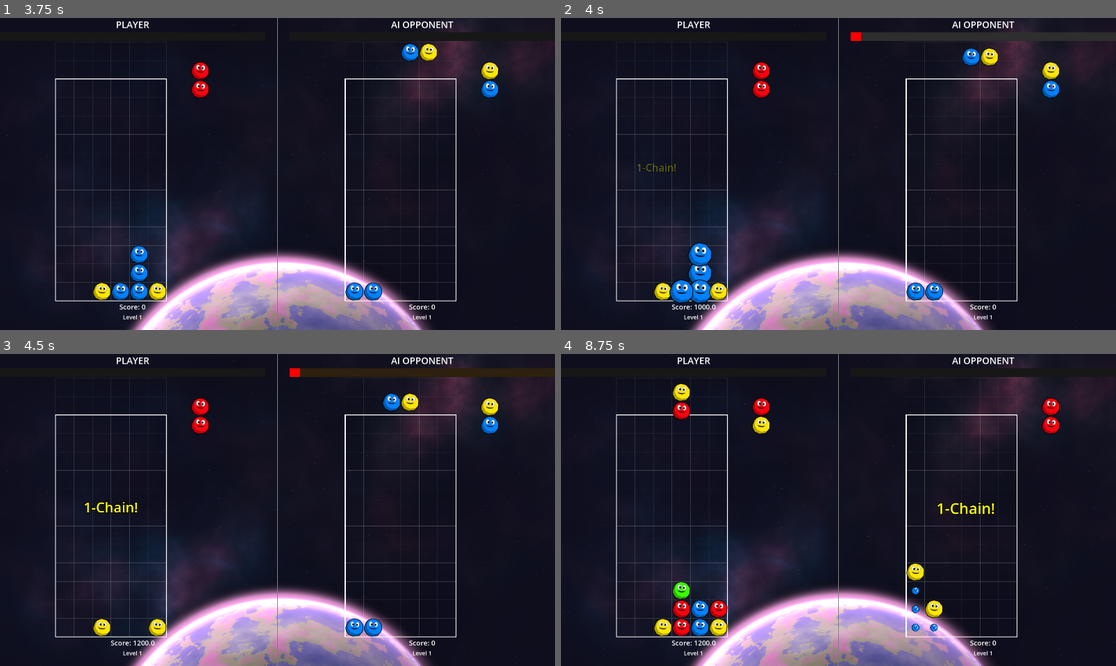
Above: before the commit, frames 1-4 (two rows, left to right).
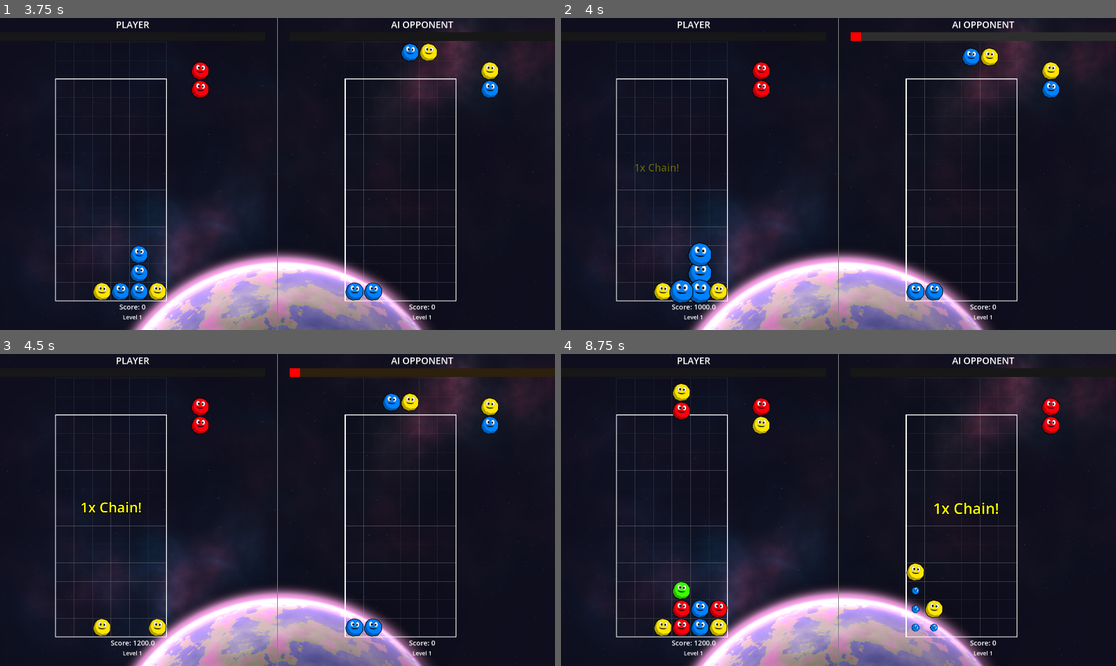
Above: after the commit, the same moments.

Repository: csmallfield/PuyoPuyo
Game: Godot game, scene res://scenes/VSMode.tscn
Same seed, same stepped clock (60 frames per second), same inputs: the game is played once before the commit and once after it. This scene is started directly instead of the project's main scene. The engine's default icon, where the game draws it, is replaced by a stand-in: a white triangle on a blue panel in a dark square.
Inputs (mouse positions are in pixels of both pictures, inside the frame that each line leads up to):
- Up to frame 1 (3.75 s): move the mouse to (399, 158) at 0.52 s; hold Right (move_right) 0.53-1.28 s; hold Space (fast_drop) 0.53-1.28 s; move the mouse to (166, 189) at 1.27 s; hold Down (move_down) 1.28-2.03 s; tap Up (rotate_piece) at 1.35, 2.85 s; move the mouse to (333, 105) at 2.02 s; hold Space (fast_drop) 2.03-2.78 s; hold Right (move_right) 2.03-3.53 s; move the mouse to (249, 236) at 2.77 s; move the mouse to (444, 220) at 3.52 s; hold Left (move_left) from 3.53 s (still down); hold Space (fast_drop) from 3.53 s (still down)
- Up to frame 2 (4 s): keep holding Left (move_left); keep holding Space (fast_drop)
- Up to frame 3 (4.5 s): keep holding Left (move_left); move the mouse to (111, 463) at 4.27 s; release Space (fast_drop) at 4.28 s; tap Up (rotate_piece) at 4.35 s
- Up to frame 4 (8.75 s): move the mouse to (866, 510) at 5.02 s; release Left (move_left) at 5.03 s; hold Down (move_down) 5.03-5.78 s; hold Space (fast_drop) 5.03-5.78 s; move the mouse to (755, 432) at 5.77 s; hold Right (move_right) 5.78-8.03 s; tap Up (rotate_piece) at 5.85, 7.35 s; move the mouse to (960, 494) at 6.52 s; hold Space (fast_drop) 6.53-7.28 s; move the mouse to (727, 525) at 7.27 s; move the mouse to (894, 441) at 8.02 s; hold Down (move_down) from 8.03 s (still down); hold Space (fast_drop) from 8.03 s (still down)

Frame 1 is identical in both runs. In frame 2, less than 0.1% of the frame differs, in the area x 13-22%, y 46-50%; in frame 3, 0.2%; in frame 4, 0.3%, in the area x 67-79%, y 47-52%.

Commit message:
more improvements on notification system

Diff:
--- a/puyopuyo_prototype/scripts/EventNotification.gd
+++ b/puyopuyo_prototype/scripts/EventNotification.gd
@@ -51,6 +51,11 @@
 		_update_chain_text(text, duration)
 		return
 
+	# Special case: If showing garbage warning and new warning comes in, update immediately
+	if type == NotificationType.GARBAGE_WARNING and current_notification_type == NotificationType.GARBAGE_WARNING and is_showing:
+		_update_chain_text(text, duration)
+		return
+
 	notification_queue.append({
 		"text": text,
 		"type": type,
@@ -59,6 +64,17 @@
 
 	if not is_showing:
 		_show_next_notification()
+
+func clear_garbage_warning():
+	"""Clear garbage warning if it's currently showing"""
+	if current_notification_type == NotificationType.GARBAGE_WARNING and is_showing:
+		if current_tween:
+			current_tween.kill()
+
+		# Quick fade out
+		current_tween = create_tween()
+		current_tween.tween_property(notification_label, "modulate:a", 0.0, 0.2)
+		current_tween.tween_callback(_show_next_notification)
 
 func _update_chain_text(text: String, duration: float):
 	"""Update chain text and restart the timer"""
@@ -139,7 +155,7 @@
 
 func show_chain_notification(chain_count: int):
 	"""Show chain notification with count"""
-	var text = str(chain_count) + "-Chain!"
+	var text = str(chain_count) + "x Chain!"
 	show_notification(text, NotificationType.CHAIN, 0.6)
 
 func show_first_attack_notification():
@@ -153,7 +169,7 @@
 func show_garbage_warning(rows: int):
 	"""Show incoming garbage warning"""
 	var text = str(rows) + " Row" + ("s" if rows != 1 else "") + " Incoming!"
-	show_notification(text, NotificationType.GARBAGE_WARNING, 1.0)
+	show_notification(text, NotificationType.GARBAGE_WARNING, 2.0)  # Longer duration
 
 func show_danger_warning():
 	"""Show danger warning when board is getting full"""
--- a/puyopuyo_prototype/scripts/Grid.gd
+++ b/puyopuyo_prototype/scripts/Grid.gd
@@ -711,10 +711,14 @@
 			incoming_garbage_points = 0
 			pending_garbage_drop = false
 
+			# NEW: Clear garbage warning since we countered it
+			if event_notification:
+				event_notification.clear_garbage_warning()
+
 			if leftover > 0:
 				AudioManager.play_attack_sent()
 
-				# NEW: Check for first attack bonus
+				# Check for first attack bonus
 				if not has_sent_attack:
 					has_sent_attack = true
 					award_first_attack_bonus()
@@ -723,11 +727,19 @@
 		else:
 			incoming_garbage_points -= nuisance_generated
 			print("Offset: Reduced incoming garbage to ", incoming_garbage_points)
+
+			# NEW: Update garbage warning with reduced amount
+			var garbage_rows = int(incoming_garbage_points / GameState.nuisance_points_per_garbage_row)
+			if garbage_rows > 0 and event_notification:
+				event_notification.show_garbage_warning(garbage_rows)
+			elif event_notification:
+				# Countered enough that no full rows incoming
+				event_notification.clear_garbage_warning()
 	else:
 		print("Sending ", nuisance_generated, " nuisance points to opponent")
 		AudioManager.play_attack_sent()
 
-		# NEW: Check for first attack bonus
+		# Check for first attack bonus
 		if not has_sent_attack:
 			has_sent_attack = true
 			award_first_attack_bonus()
@@ -740,7 +752,7 @@
 	print("Received ", nuisance_points, " nuisance points. Total incoming: ", incoming_garbage_points)
 	AudioManager.play_garbage_incoming()
 
-	# NEW: Show garbage warning notification
+	# NEW: Show or update garbage warning notification
 	var garbage_rows = int(incoming_garbage_points / GameState.nuisance_points_per_garbage_row)
 	if garbage_rows > 0 and event_notification:
 		event_notification.show_garbage_warning(garbage_rows)
@@ -748,6 +760,9 @@
 func drop_garbage():
 	if incoming_garbage_points <= 0:
 		pending_garbage_drop = false
+		# NEW: Clear warning if no more garbage
+		if event_notification:
+			event_notification.clear_garbage_warning()
 		return
 
 	var garbage_count = int(incoming_garbage_points / GameState.nuisance_points_per_garbage_row) * GameState.grid_width
@@ -757,6 +772,9 @@
 
 	if garbage_count <= 0:
 		pending_garbage_drop = false
+		# NEW: Clear warning if no more garbage
+		if event_notification:
+			event_notification.clear_garbage_warning()
 		return
 
 	print("Dropping ", garbage_count, " garbage bubbles")
@@ -794,6 +812,16 @@
 				bubble.set_position_immediately(grid_to_pixel(Vector2(x, drop_y)))
 
 	pending_garbage_drop = false
+
+	# NEW: Update warning if there's still garbage left
+	if incoming_garbage_points > 0:
+		var remaining_rows = int(incoming_garbage_points / GameState.nuisance_points_per_garbage_row)
+		if remaining_rows > 0 and event_notification:
+			event_notification.show_garbage_warning(remaining_rows)
+		elif event_notification:
+			event_notification.clear_garbage_warning()
+	elif event_notification:
+		event_notification.clear_garbage_warning()
 
 	apply_gravity()
 	await get_tree().create_timer(0.4).timeout
